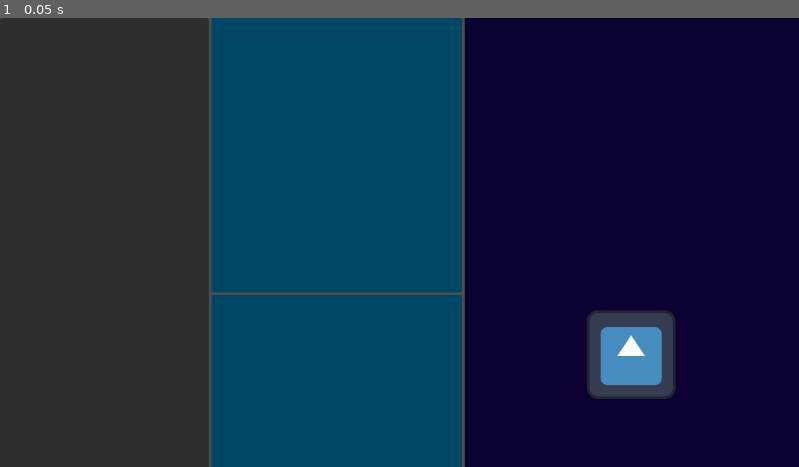
Above: before the commit, frame 1.
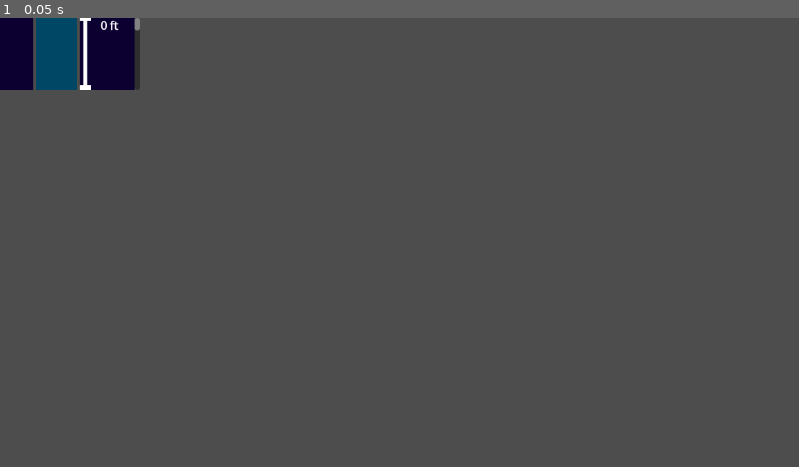
Above: after the commit, the same moment.

Repository: ItsTunda1/Bermuda-Reaper
Game: Godot game, scene res://UI/Fish_Menu.tscn
The game is run twice, just before and just after one commit, with the same random seed, the same clock (stepped at 60 frames per second) and the same inputs. This scene is started directly instead of the project's main scene. The engine's default icon, where the game draws it, is replaced by a stand-in: a white triangle on a blue panel in a dark square.
Inputs:
- Up to frame 1 (0.05 s): no input

The runs differ from the first frame. In frame 1, 98% of the frame differs, in the area x 0-100%, y 0-100%.

Commit message:
depth line on fish ui

Diff:
--- /dev/null
+++ b/UI/Depth_Line.tscn
@@ -0,0 +1,21 @@
+[gd_scene load_steps=3 format=3 uid="uid://bwxvtxxfnro23"]
+
+[ext_resource type="Texture2D" uid="uid://cwupvcp18ufgo" path="res://UI/depthBar.png" id="1_gurv4"]
+[ext_resource type="Script" uid="uid://jfmlo8ivvfpf" path="res://scripts/UI/depth_line.gd" id="2_0x7pr"]
+
+[node name="DepthLine" type="NinePatchRect"]
+offset_right = 16.0
+offset_bottom = 101.0
+texture = ExtResource("1_gurv4")
+patch_margin_top = 5
+patch_margin_bottom = 5
+axis_stretch_vertical = 1
+script = ExtResource("2_0x7pr")
+
+[node name="Depth" type="Label" parent="."]
+layout_mode = 0
+offset_left = 16.0
+offset_right = 56.0
+offset_bottom = 22.3333
+text = "100 ft"
+horizontal_alignment = 2
--- /dev/null
+++ b/UI/Fish_Container.tscn
@@ -0,0 +1,9 @@
+[gd_scene load_steps=2 format=3 uid="uid://b80olfhie1syq"]
+
+[sub_resource type="StyleBoxFlat" id="StyleBoxFlat_w6b5f"]
+bg_color = Color(1.10701e-06, 0.278143, 0.400463, 1)
+
+[node name="FishContainer" type="Panel"]
+size_flags_horizontal = 3
+size_flags_vertical = 3
+theme_override_styles/panel = SubResource("StyleBoxFlat_w6b5f")
--- a/UI/Fish_Menu.tscn
+++ b/UI/Fish_Menu.tscn
@@ -1,28 +1,31 @@
-[gd_scene load_steps=5 format=3 uid="uid://dojl217eaeyuj"]
+[gd_scene load_steps=3 format=3 uid="uid://dojl217eaeyuj"]
 
-[ext_resource type="Texture2D" uid="uid://dab12qhnv6brf" path="res://gfx/icon.svg" id="1_w3fqb"]
-[ext_resource type="Script" uid="uid://odccfgo2vuq3" path="res://scripts/fish/fish.gd" id="1_w6b5f"]
-
-[sub_resource type="StyleBoxFlat" id="StyleBoxFlat_w6b5f"]
-bg_color = Color(1.10701e-06, 0.278143, 0.400463, 1)
+[ext_resource type="Script" uid="uid://ca0f2kxxd1h0x" path="res://UI/fish_menu.gd" id="1_w6b5f"]
 
 [sub_resource type="StyleBoxFlat" id="StyleBoxFlat_nqses"]
 bg_color = Color(0.0466641, 2.9077e-05, 0.188685, 1)
 
-[node name="menu" type="Control"]
+[node name="menu" type="Control" node_paths=PackedStringArray("fishTypesBox", "pingBox", "depthContainer", "depthBarContainer", "mainSeparator")]
 layout_mode = 3
 anchors_preset = 15
 anchor_right = 1.0
 anchor_bottom = 1.0
 grow_horizontal = 2
 grow_vertical = 2
+script = ExtResource("1_w6b5f")
+fishTypesBox = NodePath("ScrollContainer/Main Separator/Fish Types")
+pingBox = NodePath("ScrollContainer/Main Separator/Radar Ping Display")
+depthContainer = NodePath("ScrollContainer/Main Separator/Depth")
+depthBarContainer = NodePath("ScrollContainer/Main Separator/Depth/Depths")
+mainSeparator = NodePath("ScrollContainer/Main Separator")
 
 [node name="ScrollContainer" type="ScrollContainer" parent="."]
 layout_mode = 1
 anchors_preset = 15
 anchor_right = 1.0
 anchor_bottom = 1.0
-offset_bottom = 1688.0
+offset_right = -950.0
+offset_bottom = -544.0
 grow_horizontal = 2
 grow_vertical = 2
 size_flags_horizontal = 3
@@ -31,53 +34,25 @@
 [node name="Main Separator" type="HBoxContainer" parent="ScrollContainer"]
 layout_mode = 2
 size_flags_horizontal = 3
+size_flags_vertical = 3
 
-[node name="BoxContainer" type="BoxContainer" parent="ScrollContainer/Main Separator"]
+[node name="Radar Ping Display" type="BoxContainer" parent="ScrollContainer/Main Separator"]
 layout_mode = 2
 size_flags_horizontal = 3
 size_flags_stretch_ratio = 0.5
 
-[node name="Radar View" type="Panel" parent="ScrollContainer/Main Separator/BoxContainer"]
+[node name="Depths" type="Panel" parent="ScrollContainer/Main Separator/Radar Ping Display"]
 layout_mode = 2
 size_flags_horizontal = 3
+theme_override_styles/panel = SubResource("StyleBoxFlat_nqses")
 
 [node name="Fish Types" type="VBoxContainer" parent="ScrollContainer/Main Separator"]
 layout_mode = 2
 size_flags_horizontal = 3
 size_flags_stretch_ratio = 0.6
-
-[node name="Fish" type="Panel" parent="ScrollContainer/Main Separator/Fish Types"]
-layout_mode = 2
-size_flags_horizontal = 3
-size_flags_vertical = 3
-theme_override_styles/panel = SubResource("StyleBoxFlat_w6b5f")
-
-[node name="Fish2" type="Panel" parent="ScrollContainer/Main Separator/Fish Types"]
-layout_mode = 2
-size_flags_horizontal = 3
-size_flags_vertical = 3
-theme_override_styles/panel = SubResource("StyleBoxFlat_w6b5f")
-
-[node name="Fish3" type="Panel" parent="ScrollContainer/Main Separator/Fish Types"]
-layout_mode = 2
-size_flags_horizontal = 3
-size_flags_vertical = 3
-theme_override_styles/panel = SubResource("StyleBoxFlat_w6b5f")
-
-[node name="Fish4" type="Panel" parent="ScrollContainer/Main Separator/Fish Types"]
-layout_mode = 2
-size_flags_horizontal = 3
-size_flags_vertical = 3
-theme_override_styles/panel = SubResource("StyleBoxFlat_w6b5f")
-
-[node name="Fish5" type="Panel" parent="ScrollContainer/Main Separator/Fish Types"]
-layout_mode = 2
-size_flags_horizontal = 3
-size_flags_vertical = 3
-theme_override_styles/panel = SubResource("StyleBoxFlat_w6b5f")
+theme_override_constants/separation = 0
 
 [node name="Depth" type="BoxContainer" parent="ScrollContainer/Main Separator"]
-custom_minimum_size = Vector2(0, 2000)
 layout_mode = 2
 size_flags_horizontal = 3
 size_flags_stretch_ratio = 0.8
@@ -86,9 +61,3 @@
 layout_mode = 2
 size_flags_horizontal = 3
 theme_override_styles/panel = SubResource("StyleBoxFlat_nqses")
-
-[node name="fish" type="Sprite2D" parent="ScrollContainer/Main Separator/Depth/Depths"]
-position = Vector2(240, 486)
-texture = ExtResource("1_w3fqb")
-script = ExtResource("1_w6b5f")
-metadata/_custom_type_script = "uid://odccfgo2vuq3"
--- /dev/null
+++ b/UI/fish_menu.gd
@@ -0,0 +1,48 @@
+extends Control
+
+class_name FishMenu
+
+
+
+
+@onready var depthLineScene := preload("res://UI/Depth_Line.tscn");
+@onready var fishContainerScene := preload("res://UI/Fish_Container.tscn");
+
+
+@export var fishTypesBox : Control;
+@export var pingBox : Control;
+@export var depthContainer : Control;
+@export var depthBarContainer : Control;
+@export var mainSeparator : Control;
+
+@export var depth : int = 10;
+
+@export var depthHeight := 100.0;
+@export var cosmeticDepthPerTick := 5.0;
+
+func _ready():
+	prep_fish_menu(depth);
+
+func prep_fish_menu(inDepth):
+	mainSeparator.size.y = depthHeight * inDepth;
+	fishTypesBox.size.y = depthHeight * inDepth;
+	pingBox.size.y = depthHeight * inDepth;
+	depthContainer.size.y = depthHeight * inDepth;
+	depthBarContainer.size.y = depthHeight * inDepth;
+	for i in inDepth:
+		prep_fish_container(i);
+		prep_depth_line(i);
+		pass;
+
+func prep_fish_container(i):
+	var newFishContainer = fishContainerScene.instantiate();
+	newFishContainer.custom_minimum_size.y = depthHeight;
+	fishTypesBox.add_child(newFishContainer)
+
+func prep_depth_line(i):
+	var depthLine = depthLineScene.instantiate();
+	depthBarContainer.add_child(depthLine);
+	depthLine.position.y = depthHeight * i;
+	depthLine.custom_minimum_size.y = depthHeight;
+
+	depthLine.prep_text((i) * cosmeticDepthPerTick)
--- /dev/null
+++ b/scripts/UI/depth_line.gd
@@ -0,0 +1,7 @@
+extends NinePatchRect
+
+var depth := 1;
+
+func prep_text(depthAmt : int):
+	depth = depthAmt;
+	$Depth.text = str(depthAmt) + " ft";
Binary file added: UI/depthBar.png
Not shown, added: UI/depthBar.png.import
Not shown, added: UI/fish_menu.gd.uid
Not shown, added: scripts/UI/depth_line.gd.uid
